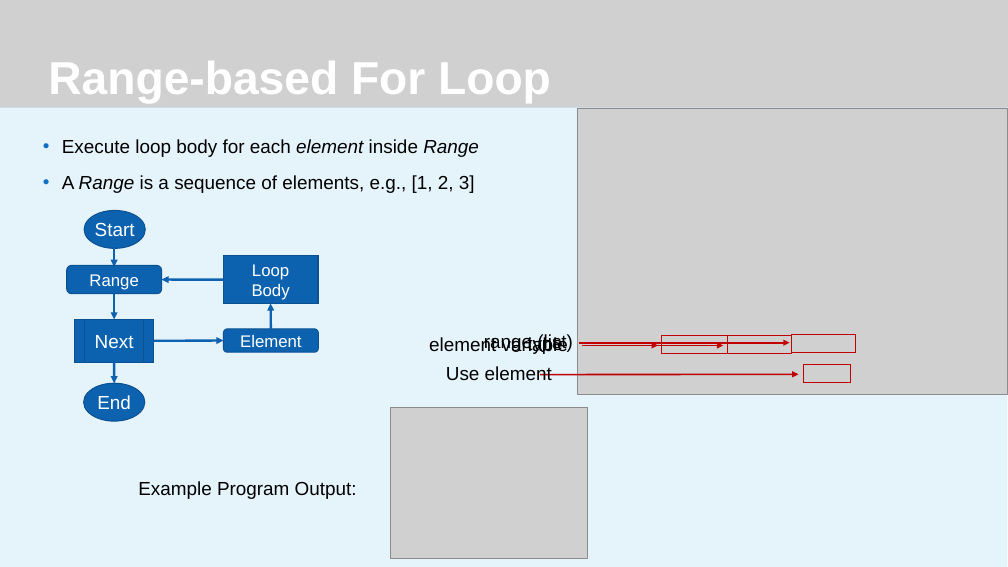
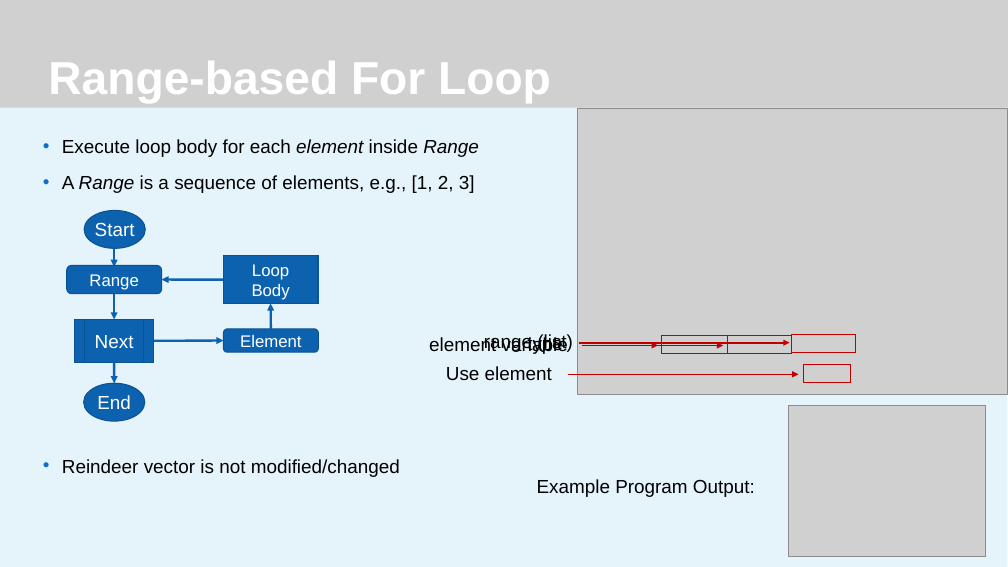
Before and after one commit to JeremyBYU/LoopIt, a slide deck: slide 12 of Lecture/LoopIt.pptx. Drawn at 1008x567 pixels with LibreOffice and Linux fonts; fonts in the diff are those of the drawing; grey boxes stand for pictures; background and template pictures are left out. Boxes give left, top, right and bottom in pixels: in the first picture for what was removed or moved away, otherwise in the second. Text is boxed around its words. In the diff, an @@ line names an element or a change of style, - is before the commit and + after.

```diff
--- a/Lecture/LoopIt.pptx
+++ b/Lecture/LoopIt.pptx
@@ arrow moved from (540, 374) - (799, 374) to (568, 374) - (799, 374) @@
@@ picture: place and size @@
-picture at [390,407,588,559]
+picture at [789,405,986,557]
@@ text at [62,459,400,477]: paragraph added @@
+• Reindeer vector is not modified/changed
@@ text "Example Program Output:": place and size @@
-text "Example Program Output:" at [138,481,357,499]
+text "Example Program Output:" at [537,479,755,497]
```
Also in this commit, not shown: 9 other slides changed, 2 slides added.
